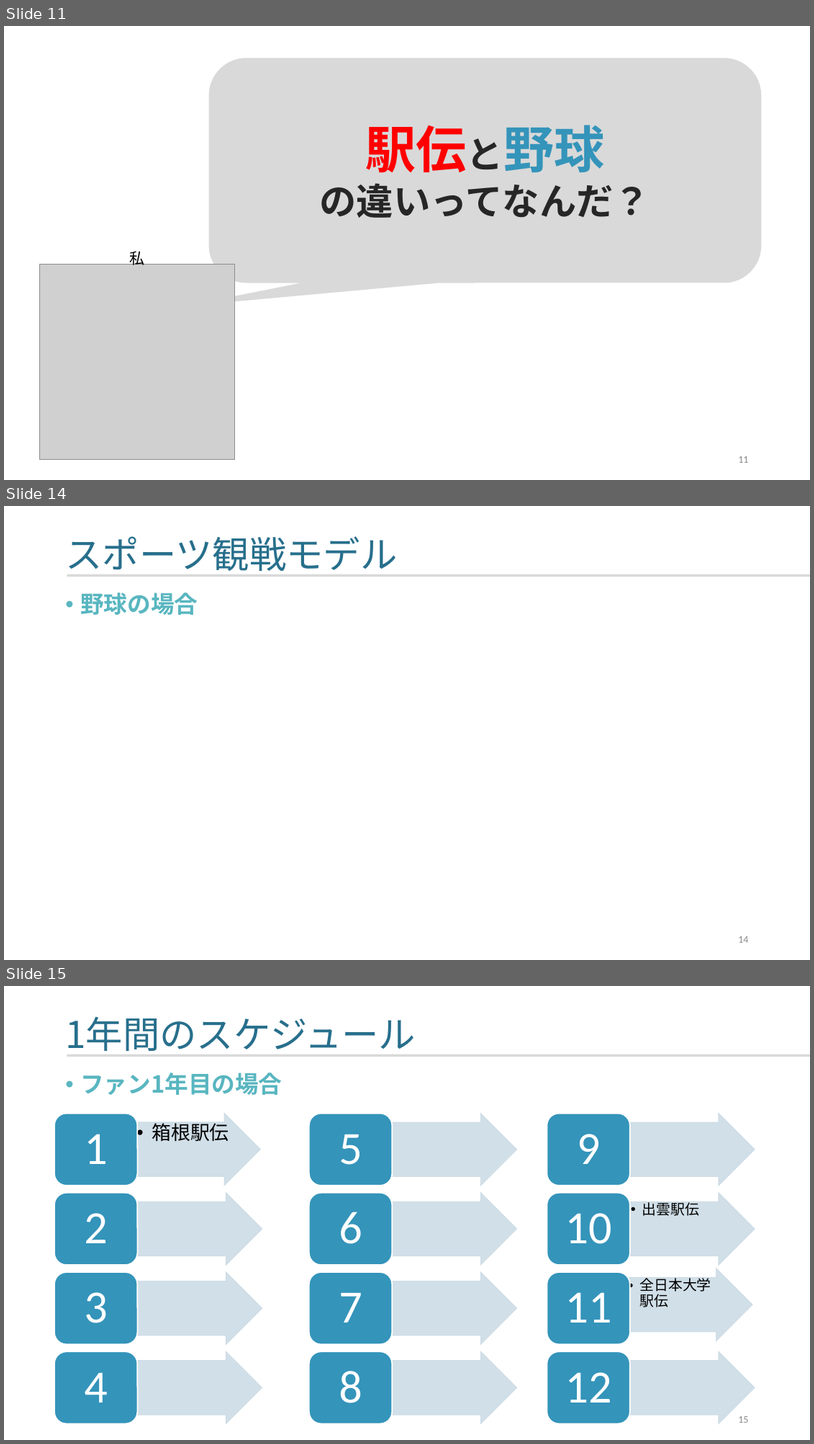
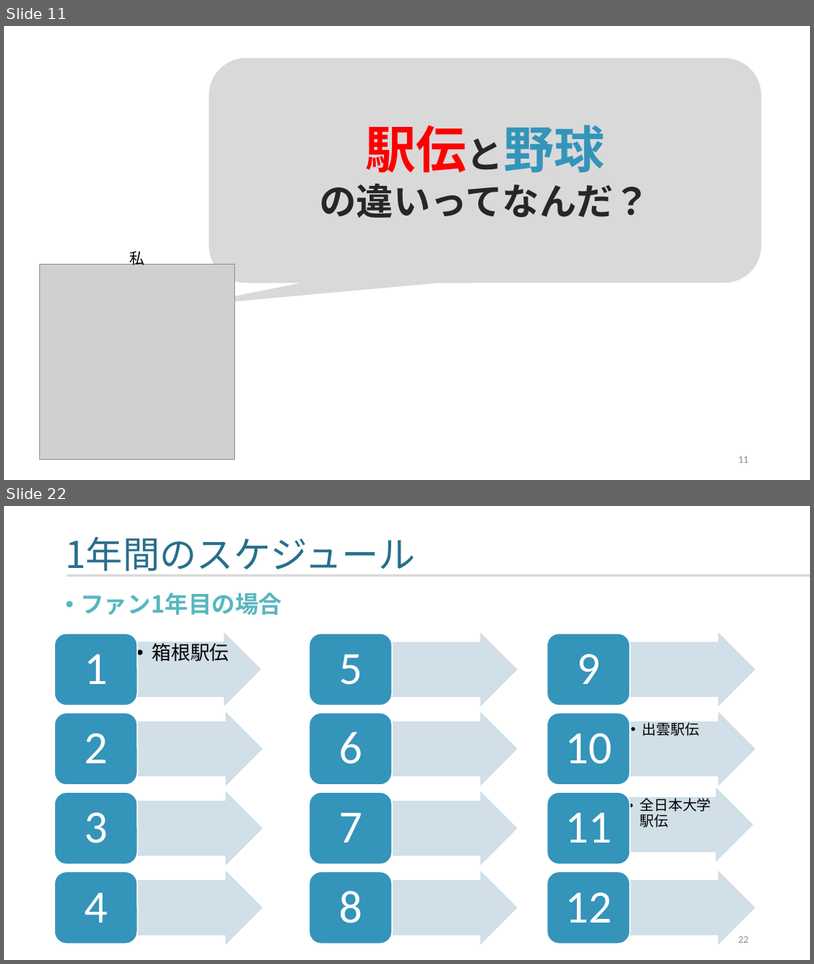
Before and after one commit to yamada-ai/java-prac, a slide deck: 2025_0131_箱根駅伝_aa.pptx. Shown one above the other, each under a label of ours: slides 11, 14 and 15 before the commit, slides 11 and 22 after it; the slides between them are not shown. The pictures are 814x1444 and 814x964 pixels, drawn with LibreOffice and Linux fonts; fonts in the diff are those of the drawing; grey boxes stand for pictures. Boxes give left, top, right and bottom in pixels: in the first picture for what was removed or moved away, otherwise in the second. Text is boxed around its words. In the diff, an @@ line names an element or a change of style, - is before the commit and + after.

```diff
--- a/2025_0131_箱根駅伝_aa.pptx
+++ b/2025_0131_箱根駅伝_aa.pptx
@@ slide 14 removed at box(4, 506, 810, 960), background #FFFFFF; not listed: 1 template element that a slide beside it also shows @@
@@ title removed at box(65, 536, 397, 571) @@
-スポーツ観戦モデル
@@ text removed at box(80, 592, 198, 615) @@
-• 野球の場合
@@ page number removed at box(738, 936, 748, 942) @@
-14
@@ what was slide 15 is now slide 22 @@
@@ page number at box(738, 936, 748, 942): text changed @@
-15
+22
```
Also in this commit, not shown: 4 slides changed, 5 slides added, 1 other slide removed, 1 other file.
